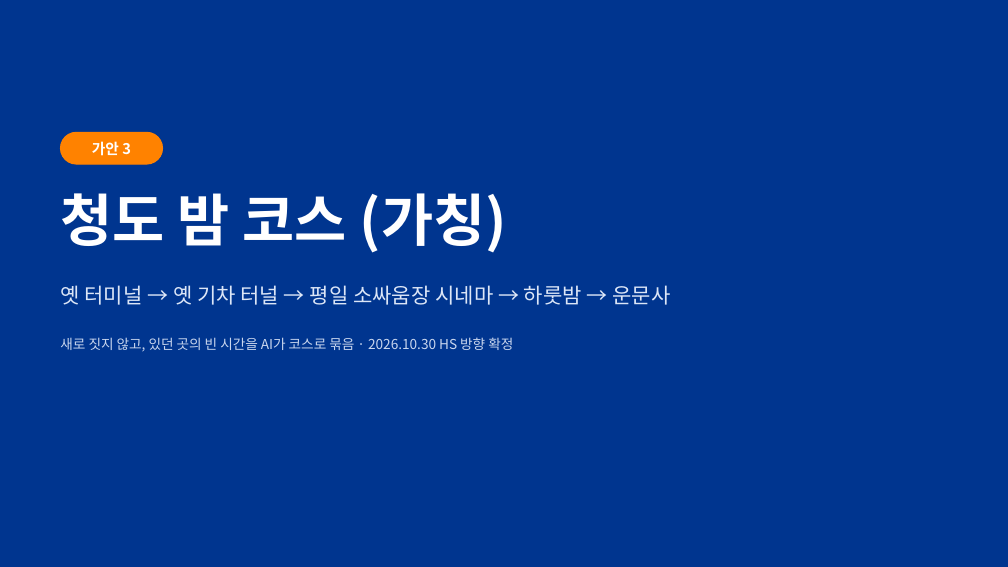
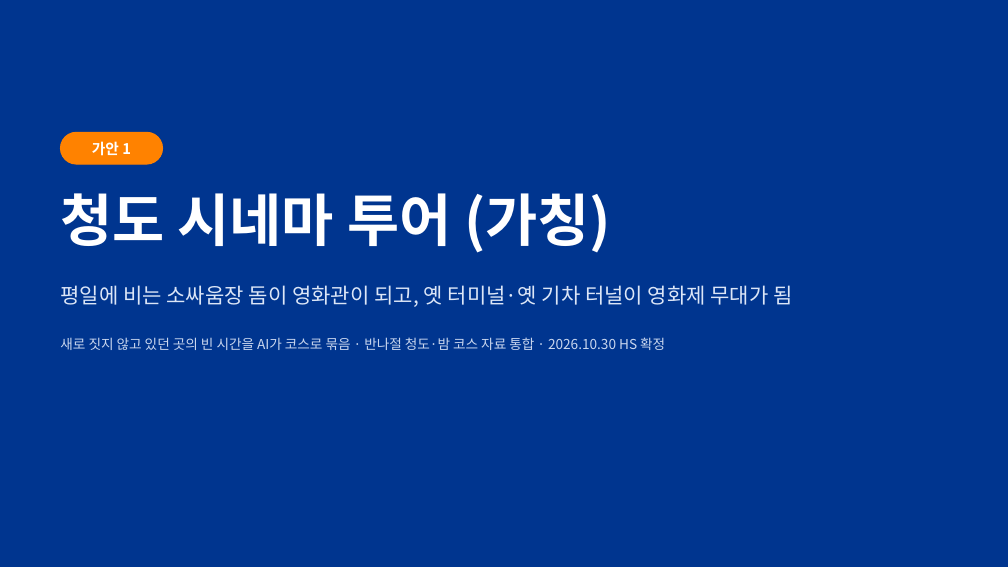
Before and after one commit to fordgril307-wq/Cheongdo_Hackathon, a slide deck: slide 36 of docs/team-brief/청도해커톤_팀브리프.pptx (slide 45 before the commit). Drawn at 1008x567 pixels with LibreOffice and Linux fonts; fonts in the diff are those of the drawing. Boxes give left, top, right and bottom in pixels: in the first picture for what was removed or moved away, otherwise in the second. Text is boxed around its words. In the diff, an @@ line names an element or a change of style, - is before the commit and + after.

```diff
--- a/docs/team-brief/청도해커톤_팀브리프.pptx
+++ b/docs/team-brief/청도해커톤_팀브리프.pptx
@@ text at box(92, 141, 131, 156): text changed @@
-가안 3
+가안 1
@@ text at box(60, 193, 611, 253): text changed @@
-청도 밤 코스 (가칭)
+청도 시네마 투어 (가칭)
@@ text at box(60, 285, 792, 307): text changed @@
-옛 터미널 → 옛 기차 터널 → 평일 소싸움장 시네마 → 하룻밤 → 운문사
+평일에 비는 소싸움장 돔이 영화관이 되고, 옛 터미널·옛 기차 터널이 영화제 무대가 됨
@@ text at box(60, 337, 665, 350): text changed @@
-새로 짓지 않고, 있던 곳의 빈 시간을 AI가 코스로 묶음 · 2026.10.30 HS 방향 확정
+새로 짓지 않고 있던 곳의 빈 시간을 AI가 코스로 묶음 · 반나절 청도·밤 코스 자료 통합 · 2026.10.30 HS 확정
```
Also in this commit, not shown: 10 other slides changed, 5 slides added, 4 slides removed, 6 other files.
